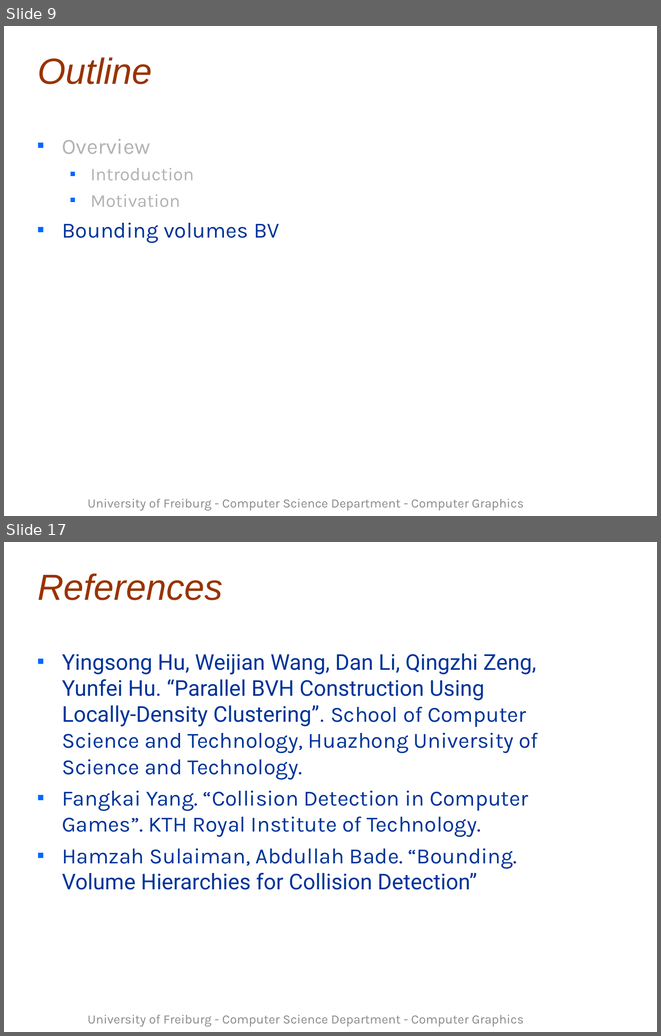
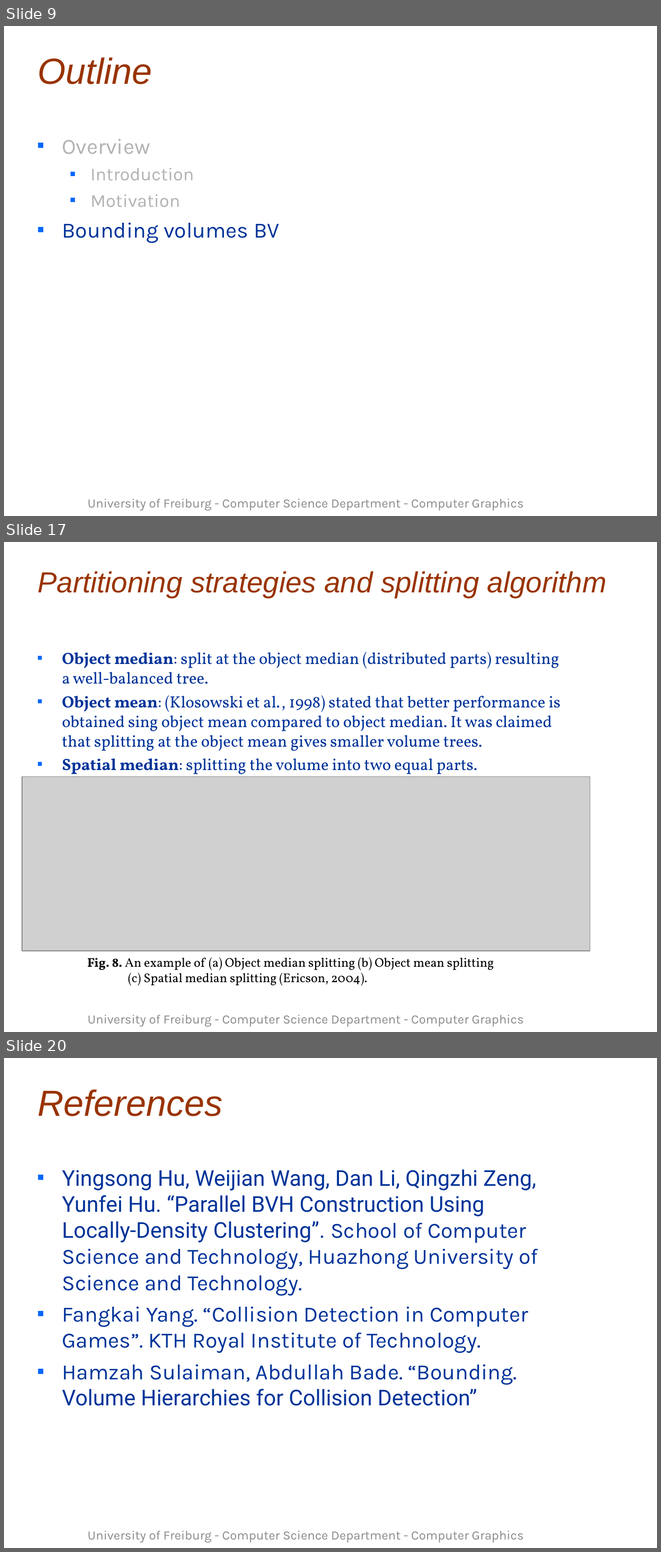
Before and after one commit to Alhajras/Raytracer, a slide deck: Seminar/template (1).ppt. Shown one above the other, each under a label of ours: slides 9 and 17 before the commit, slides 9, 17 and 20 after it; the slides between them are not shown. The pictures are 661x1036 and 661x1552 pixels, drawn with LibreOffice and Linux fonts; fonts in the diff are those of the drawing; grey boxes stand for pictures; background and template pictures are left out. Boxes give left, top, right and bottom in pixels: in the first picture for what was removed or moved away, otherwise in the second. Text is boxed around its words. In the diff, an @@ line names an element or a change of style, - is before the commit and + after.

```diff
--- a/Seminar/template (1).ppt
+++ b/Seminar/template (1).ppt
@@ slide 17 added at (x1=4, y1=542, x2=657, y2=1032), background picture (left out) @@
@@ title added at (x1=37, y1=571, x2=607, y2=598), 32 pt, text #993300, italic @@
+Partitioning strategies and splitting algorithm
@@ text added at (x1=62, y1=652, x2=560, y2=778), 18 pt, text #003399 @@
+■ Object median: split at the object median (distributed parts) resulting a well-balanced tree.
+■ Object mean: (Klosowski et al., 1998) stated that better performance is obtained sing object mean compared to object median. It was claimed that splitting at the object mean gives smaller volume trees.
+■ Spatial median: splitting the volume into two equal parts.
@@ picture added at (x1=22, y1=776, x2=590, y2=951) @@
@@ text added at (x1=87, y1=957, x2=494, y2=986), 14 pt, text #000000 @@
+Fig. 8. An example of (a) Object median splitting (b) Object mean splitting
+(c) Spatial median splitting (Ericson, 2004).
@@ text added at (x1=88, y1=1014, x2=524, y2=1026), 14 pt, text #898989 @@
+University of Freiburg - Computer Science Department - Computer Graphics
@@ what was slide 17 is now slide 20 @@
```
Also in this commit, not shown: 11 slides changed, 2 other slides added.
